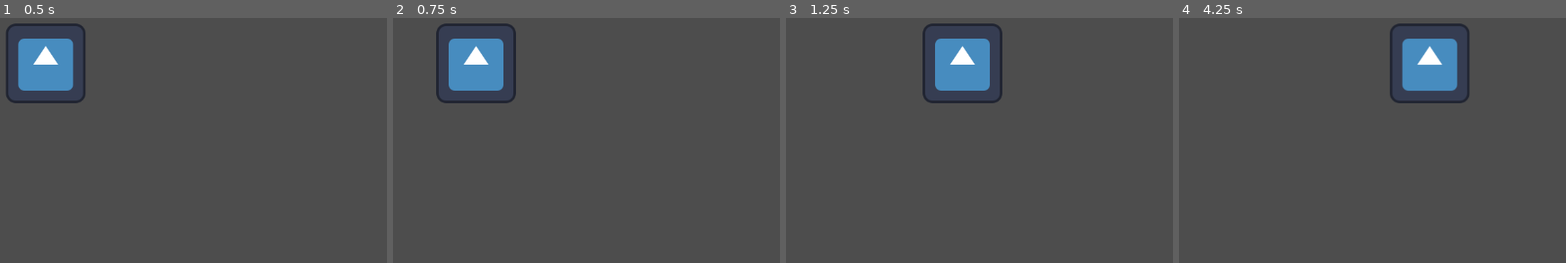
Above: before the commit, frames 1-4 (left to right).
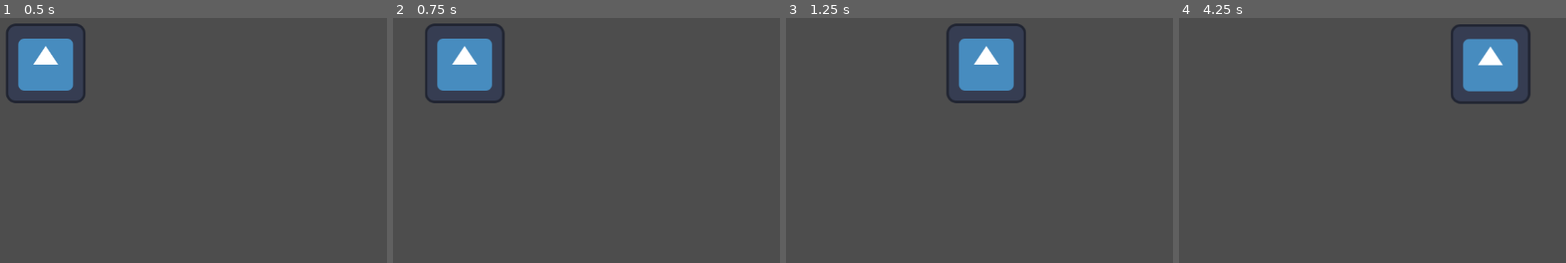
Above: after the commit, the same moments.

Repository: Smugllar/Geoffrey
Game: Godot game, scene res://scenes/main.tscn
Same seed, same stepped clock (60 frames per second), same inputs: the game is played once before the commit and once after it. The engine's default icon, where the game draws it, is replaced by a stand-in: a white triangle on a blue panel in a dark square.
Inputs:
- Up to frame 1 (0.5 s): no input
- Up to frame 2 (0.75 s): tap Enter at 0.5 s; hold D (move_right) from 0.53 s (still down)
- Up to frame 3 (1.25 s): keep holding D (move_right)
- Up to frame 4 (4.25 s): release D (move_right) at 1.28 s; hold S (move_down) 1.28-2.03 s; hold D (move_right) 2.03-2.78 s; hold W (move_up) 2.78-3.53 s; hold A (move_left) from 3.53 s (still down)

Frame 1 is identical in both runs. In frame 2, 2.5% of the frame differs, in the area x 8-32%, y 2-35%; in frame 3, 3.9%; in frame 4, 7.4%, in the area x 54-91%, y 2-36%.

Commit message:
awesome movement
things just got awesome

Diff:
--- a/scenes/player.tscn
+++ b/scenes/player.tscn
@@ -18,6 +18,7 @@
 }]
 
 [node name="Player" type="CharacterBody2D"]
+motion_mode = 1
 script = ExtResource("1_5a8yg")
 
 [node name="CollisionShape2D" type="CollisionShape2D" parent="."]
--- a/scripts/player.gd
+++ b/scripts/player.gd
@@ -1,26 +1,28 @@
 extends CharacterBody2D
 
 
-const SPEED = 300.0
+const SPEED = 50.0
 const JUMP_VELOCITY = -400.0
 
-var move
+var move_dir = Vector2()
 
 
 func _physics_process(delta):
+	#delta but times 60 because _physics_process happesn 60 times a second
+	var relevantDelta = delta * 60
 
-	#left righgt movement2!!!
-	var direction = Input.get_axis("move_left", "move_right")
-	if direction:
-		velocity.x = direction * SPEED
-	else:
-		velocity.x *= 0.9
+	#for if there is no movemetn!!!
+	move_dir = Vector2.ZERO
 
-	#up down omventment!!!!!!
-	direction = Input.get_axis("move_up", "move_down")
-	if direction:
-		velocity.y = direction * SPEED
-	else:
-		velocity.y *= 0.9
+	#gets the direction that the character will be moving soon but in a coordinate sorta way
+	var direction = Vector2( Input.get_axis("move_left", "move_right"), Input.get_axis("move_up", "move_down") )
+
+	#i transfer the value of direction to a different variable because it soon gets changed
+	move_dir = direction
+	if move_dir != Vector2.ZERO:
+		move_dir = move_dir.normalized()
+
+	velocity += move_dir * SPEED * relevantDelta
+	velocity *= 0.9
 
 	move_and_slide()
